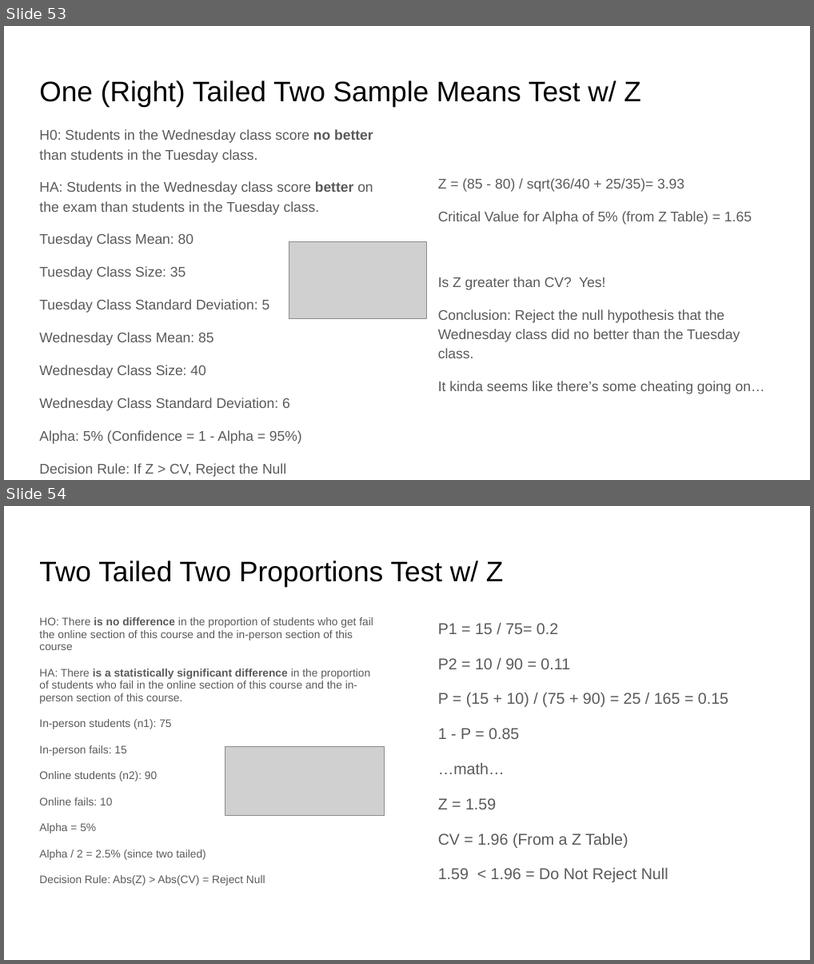
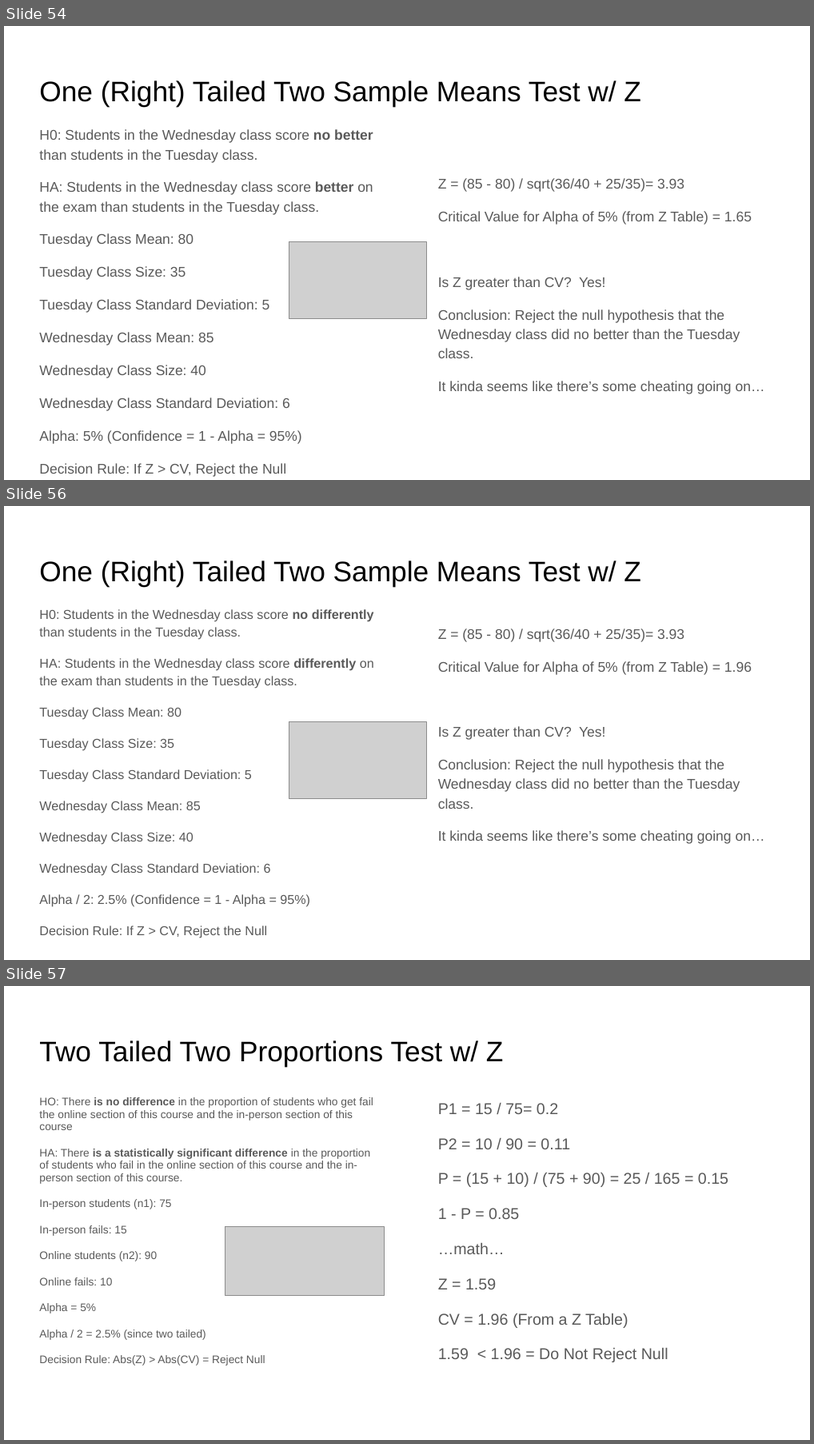
Before and after one commit to rjwrobel86/Python4Statistics, a slide deck: Stuff For Class/Slides/Hypothesis Testing.pptx. Shown one above the other, each under a label of ours: slides 53 and 54 before the commit, slides 54, 56 and 57 after it; the slides between them are not shown. The pictures are 814x964 and 814x1444 pixels, drawn with LibreOffice and Linux fonts; fonts in the diff are those of the drawing; grey boxes stand for pictures. Boxes give left, top, right and bottom in pixels: in the first picture for what was removed or moved away, otherwise in the second. Text is boxed around its words. In the diff, an @@ line names an element or a change of style, - is before the commit and + after.

```diff
--- a/Stuff For Class/Slides/Hypothesis Testing.pptx
+++ b/Stuff For Class/Slides/Hypothesis Testing.pptx
@@ slide 56 added at <box>4,506,810,960</box>, background #FFFFFF @@
@@ title added at <box>39,560,642,586</box>, 25.2 pt, text #000000 @@
+One (Right) Tailed Two Sample Means Test w/ Z
@@ text added at <box>39,609,374,938</box>, 11.5 pt, text #595959 @@
+H0: Students in the Wednesday class score no differently than students in the Tuesday class.
+HA: Students in the Wednesday class score differently on the exam than students in the Tuesday class.
+Tuesday Class Mean: 80
+Tuesday Class Size: 35
+Tuesday Class Standard Deviation: 5
+Wednesday Class Mean: 85
+Wednesday Class Size: 40
+Wednesday Class Standard Deviation: 6
+Alpha / 2: 2.5% (Confidence = 1 - Alpha = 95%)
+Decision Rule: If Z > CV, Reject the Null
@@ text added at <box>438,628,766,844</box>, 12.5 pt, text #595959 @@
+Z = (85 - 80) / sqrt(36/40 + 25/35)= 3.93
+Critical Value for Alpha of 5% (from Z Table) = 1.96
+Is Z greater than CV? Yes!
+Conclusion: Reject the null hypothesis that the Wednesday class did no better than the Tuesday class.
+It kinda seems like there’s some cheating going on…
@@ picture added at <box>289,721,426,798</box> @@
@@ what was slide 53 is now slide 54 @@
@@ what was slide 54 is now slide 57 @@
```
Also in this commit, not shown: 8 slides changed, 5 other slides added, 17 other files.
